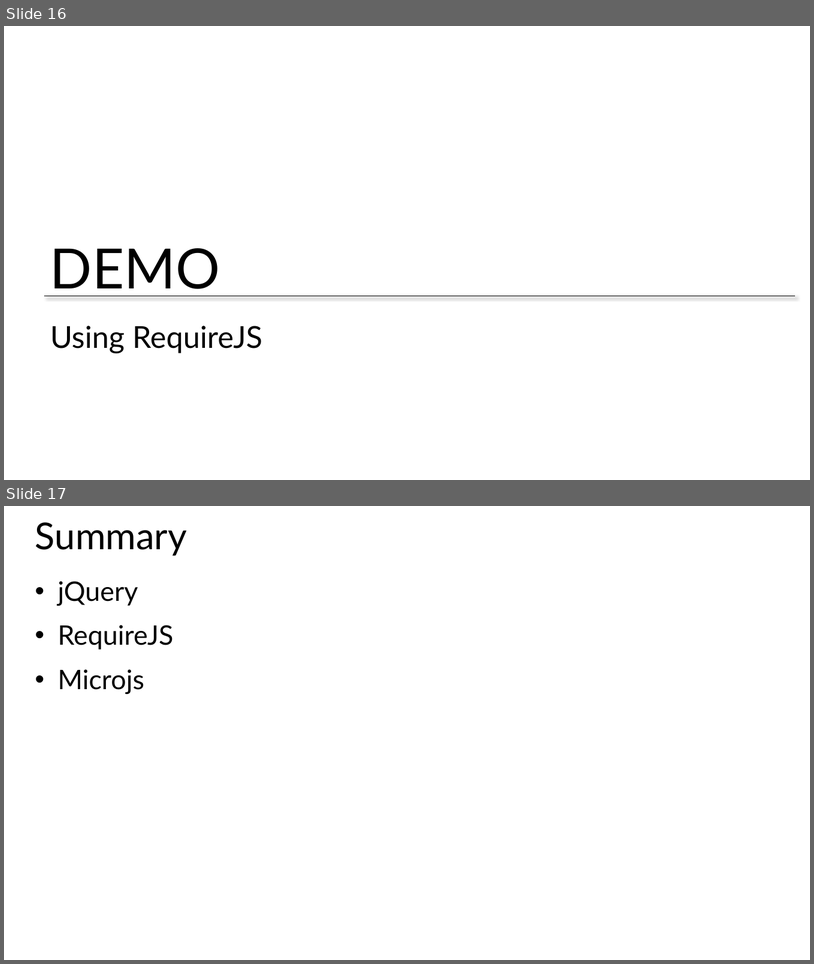
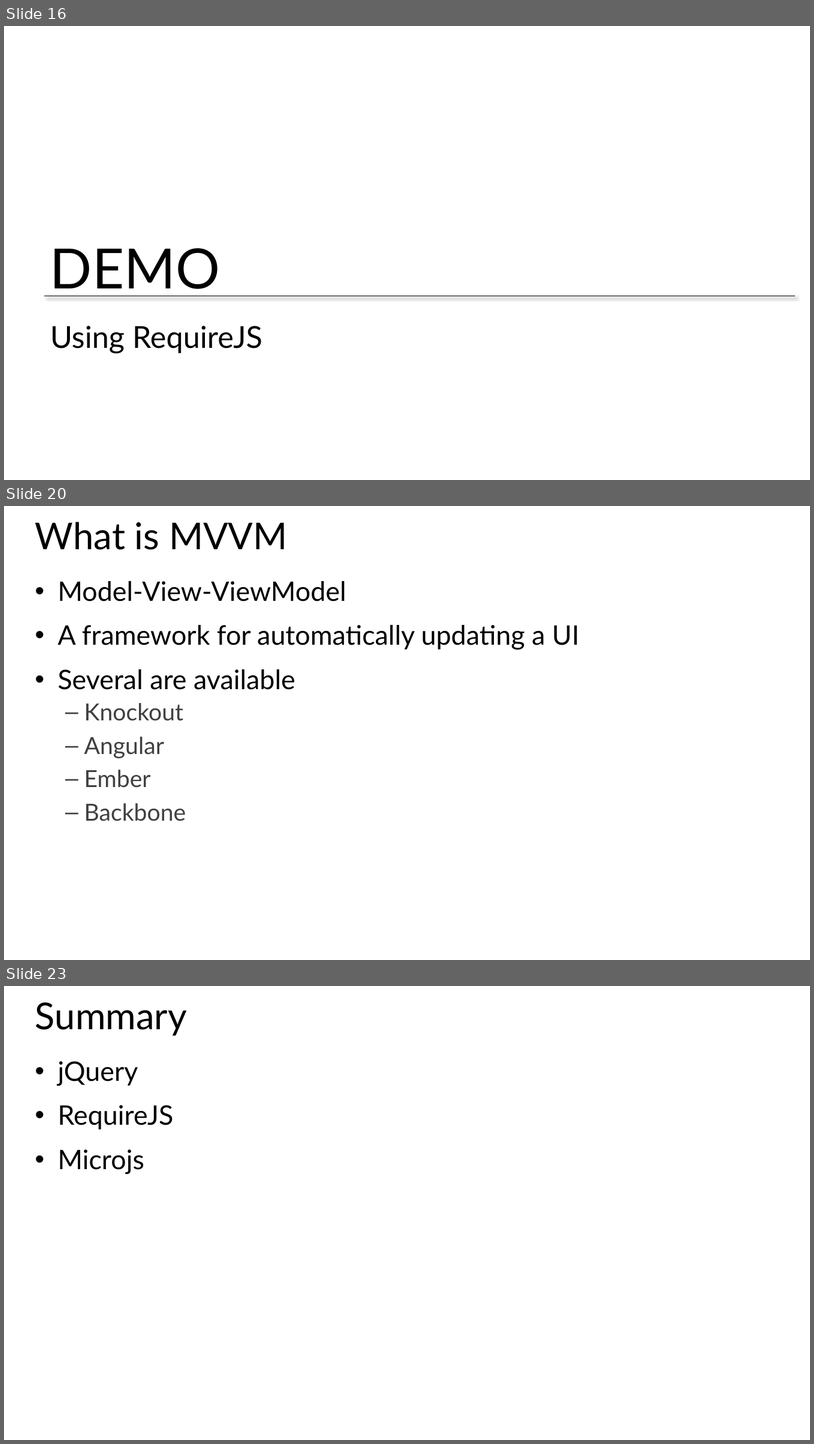
Before and after one commit to Amart85/JavaScript-Experienced-Developers, a slide deck: Slides/Module 5 - JS Libraries.pptx. Shown one above the other, each under a label of ours: slides 16 and 17 before the commit, slides 16, 20 and 23 after it; the slides between them are not shown. The pictures are 814x964 and 814x1444 pixels, drawn with LibreOffice and Linux fonts; fonts in the diff are those of the drawing; background and template pictures are left out. Boxes give left, top, right and bottom in pixels: in the first picture for what was removed or moved away, otherwise in the second. Text is boxed around its words. In the diff, an @@ line names an element or a change of style, - is before the commit and + after.

```diff
--- a/Slides/Module 5 - JS Libraries.pptx
+++ b/Slides/Module 5 - JS Libraries.pptx
@@ slide 20 added at bbox=[4, 506, 810, 960], background #FFFFFF @@
@@ title added at bbox=[35, 522, 288, 550], 44 pt, text #000000 @@
+What is MVVM
@@ text added at bbox=[58, 581, 579, 821], 32 pt, text #000000 @@
+• Model-View-ViewModel
+• A framework for automatically updating a UI
+• Several are available
+  – Knockout
+  – Angular
+  – Ember
+  – Backbone
@@ what was slide 17 is now slide 23 @@
```
Also in this commit, not shown: 1 slide changed, 5 other slides added.
